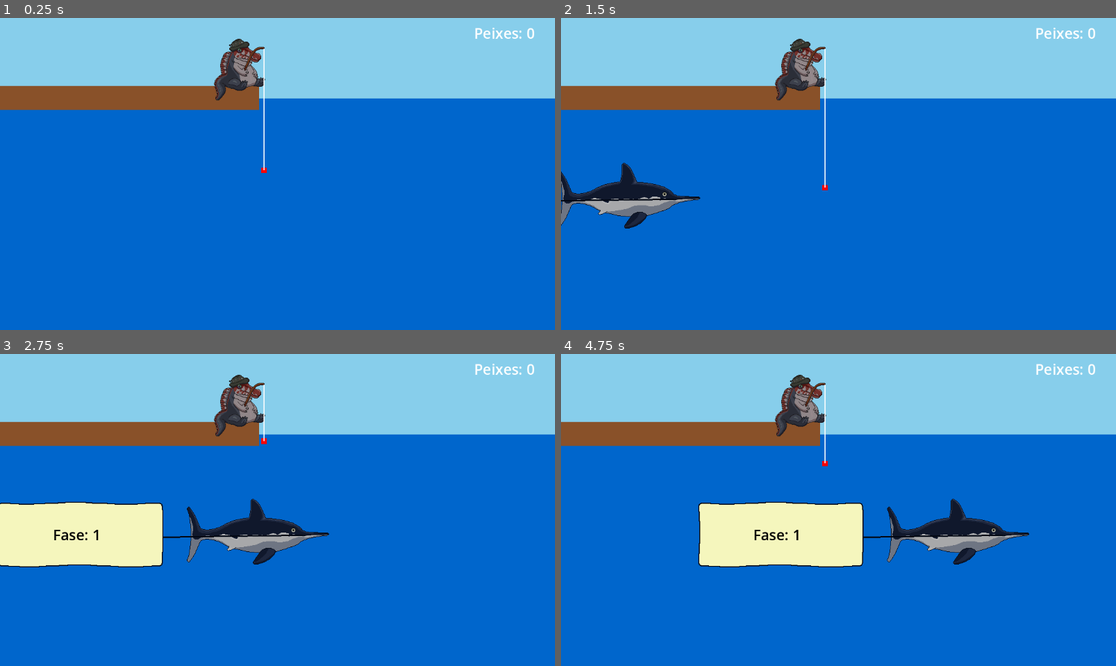
Above: before the commit, frames 1-4 (two rows, left to right).
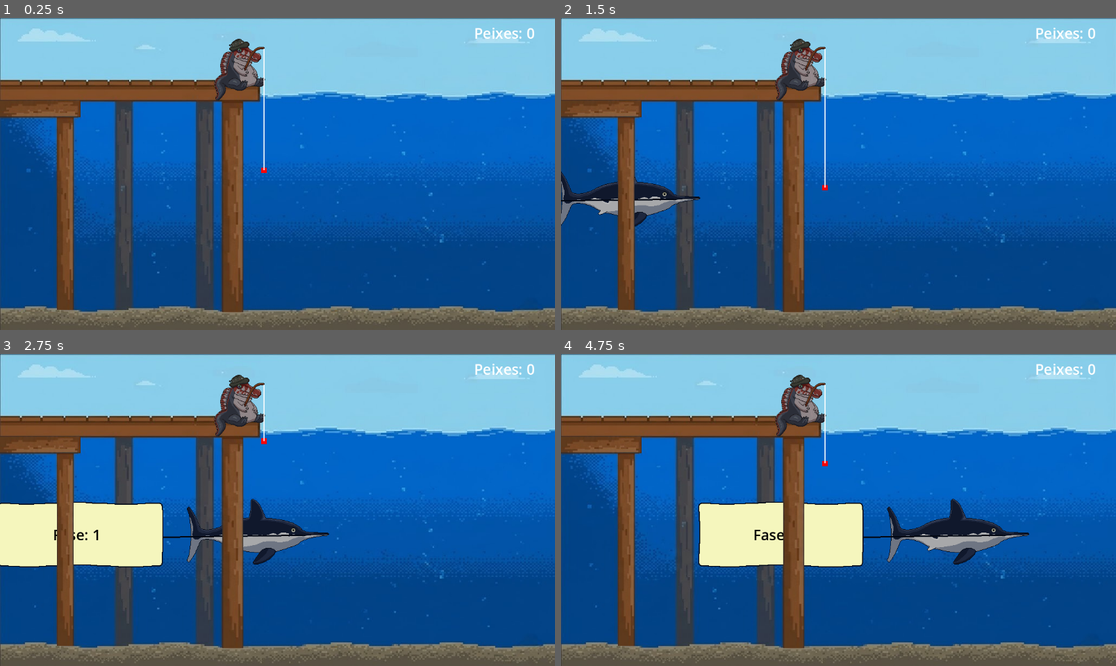
Above: after the commit, the same moments.

Repository: Kansbock/Spino-fish
Game: Godot game, scene res://cena.tscn
The game is run twice, just before and just after one commit, with the same random seed, the same clock (stepped at 60 frames per second) and the same inputs.
Inputs (mouse positions are in pixels of both pictures, inside the frame that each line leads up to):
- Up to frame 1 (0.25 s): no input
- Up to frame 2 (1.5 s): tap Enter at 0.5 s; move the mouse to (960, 158) at 0.52 s; click (960, 158) at 0.6 s; move the mouse to (727, 189) at 1.27 s; click (727, 189) at 1.35 s
- Up to frame 3 (2.75 s): move the mouse to (333, 441) at 2.02 s; click (333, 441) at 2.1 s
- Up to frame 4 (4.75 s): move the mouse to (810, 572) at 2.77 s; click (810, 572) at 2.85 s; move the mouse to (1005, 556) at 3.52 s; click (1005, 556) at 3.6 s; move the mouse to (672, 463) at 4.27 s; click (672, 463) at 4.35 s

The runs differ from the first frame. In frame 1, 59% of the frame differs, in the area x 0-100%, y 0-100%; in frame 2, 58%; in frame 3, 52%; in frame 4, 52%.

Commit message:
changed background

Diff:
--- a/Scripts/GameManager.gd
+++ b/Scripts/GameManager.gd
@@ -2,6 +2,7 @@
 
 var score := 0
 var level :=1
+var fish :=0
 signal score_changed
 signal next_level
 
--- /dev/null
+++ b/Scripts/salmon.gd
@@ -0,0 +1,56 @@
+extends CharacterBody2D
+
+@export var speed := 100.0
+var direction := 1
+var caught = false
+var target = null
+var last_direction := 0
+var falling := false
+@export var fall_speed := 400.0
+
+func fall_down():
+	falling = true
+	caught = false
+	target = null
+
+	rotation = deg_to_rad(180)
+	velocity = Vector2.ZERO
+
+func catch(bait):
+	caught = true
+	target = bait
+	velocity = Vector2.ZERO
+
+func _ready():
+	add_to_group("fish")
+
+
+func _physics_process(delta):
+	if falling:
+		velocity.y = fall_speed
+		move_and_slide()
+
+		var screen_size = get_viewport_rect().size
+		if global_position.y > screen_size.y + 50:
+			queue_free()
+		return
+	if target and caught and global_position.y < 200 and Input.is_action_just_pressed("click"):
+			target.fish = false
+			GameManager.add_score()
+			queue_free()
+	if caught and target:
+		global_position = target.global_position + Vector2(0, 10)
+		rotation = deg_to_rad(90)
+		z_as_relative = false
+		z_index = 100
+		return
+	velocity.x = speed * direction
+	move_and_slide()
+
+	var screen_size = get_viewport_rect().size
+
+	if global_position.x < -50 or global_position.x > screen_size.x + 100:
+		queue_free()
+	if direction != last_direction:
+		scale.x = -direction
+		last_direction = direction
--- a/Scripts/spawner.gd
+++ b/Scripts/spawner.gd
@@ -1,11 +1,11 @@
 extends Node2D
 
 @export var coel_scene: PackedScene
+@export var salmon_scene: PackedScene
 @export var ichthy_scene: PackedScene
 @export var object_scene: PackedScene
 @export var spawn_interval := 2.0
 @export var direction := 1
-var spawns = 0
 var rng = RandomNumberGenerator.new()
 
 func _ready():
@@ -18,7 +18,7 @@
 		var ichthy = ichthy_scene.instantiate()
 		get_tree().current_scene.add_child(ichthy)
 		ichthy.global_position = Vector2(-300, 375)
-	while spawns < 15:
+	while GameManager.fish < 15:
 		await get_tree().create_timer(spawn_interval).timeout
 		spawn()
 	if direction == 1 :
@@ -31,13 +31,13 @@
 func spawn():
 	var random_int = rng.randi_range(0, 100)
 	if random_int < 30 :
-		spawns += 1
+		GameManager.fish += 1
 		var coel = coel_scene.instantiate()
 		get_tree().current_scene.add_child(coel)
 
 		var screen_size = get_viewport_rect().size
 
-		var y = randf_range(200, screen_size.y - 50)
+		var y = randf_range(230, screen_size.y - 90)
 
 		if direction == 1:
 			coel.global_position = Vector2(-50, y)
@@ -45,6 +45,21 @@
 		else:
 			coel.global_position = Vector2(screen_size.x + 50, y)
 			coel.direction = -1
+	if random_int > 45 && random_int <= 65 :
+		GameManager.fish += 1
+		var salmon = salmon_scene.instantiate()
+		get_tree().current_scene.add_child(salmon)
+
+		var screen_size = get_viewport_rect().size
+
+		var y = randf_range(230, screen_size.y - 90)
+
+		if direction == 1:
+			salmon.global_position = Vector2(-50, y)
+			salmon.direction = 1
+		else:
+			salmon.global_position = Vector2(screen_size.x + 50, y)
+			salmon.direction = -1
 	if random_int >= 30 && random_int <= 45 :
 		var log = object_scene.instantiate()
 		get_tree().current_scene.add_child(log)
--- a/cena.tscn
+++ b/cena.tscn
@@ -4,11 +4,10 @@
 [ext_resource type="Script" uid="uid://b8e0s187qumuf" path="res://Scripts/string.gd" id="1_mxkdn"]
 [ext_resource type="Texture2D" uid="uid://5bkp5v4urd0h" path="res://spinoSprite.png" id="3_w1627"]
 [ext_resource type="PackedScene" uid="uid://df2xccwsw504q" path="res://spawner.tscn" id="4_828d7"]
+[ext_resource type="PackedScene" uid="uid://bn6s4fu43f3nv" path="res://salmon.tscn" id="5_yan1i"]
+[ext_resource type="Texture2D" uid="uid://chqqdgateui57" path="res://background.jpeg" id="6_wjoo6"]
 [ext_resource type="Script" uid="uid://ksnxhf5n18yo" path="res://score.gd" id="7_w1627"]
-
-[sub_resource type="CanvasTexture" id="CanvasTexture_1786k"]
-
-[sub_resource type="CanvasTexture" id="CanvasTexture_2vsai"]
+[ext_resource type="Texture2D" uid="uid://cditq6xnialpq" path="res://poste1.png" id="7_yan1i"]
 
 [sub_resource type="CanvasTexture" id="CanvasTexture_c3sxu"]
 
@@ -20,26 +19,6 @@
 
 [node name="Scene" type="Node2D" unique_id=1973607880]
 metadata/_edit_vertical_guides_ = [-242.0]
-
-[node name="Deck" type="Sprite2D" parent="." unique_id=1796352832]
-modulate = Color(0.5372549, 0.31764707, 0.16078432, 1)
-z_index = 10
-position = Vector2(267.00003, 166)
-rotation = 3.1415927
-scale = Vector2(541.33655, -50.19377)
-texture = SubResource("CanvasTexture_1786k")
-
-[node name="Ocean" type="Sprite2D" parent="." unique_id=1789983253]
-modulate = Color(0, 0.4, 0.8, 1)
-position = Vector2(578.50946, 445.99997)
-scale = Vector2(-1164.9012, 561.2349)
-texture = SubResource("CanvasTexture_2vsai")
-
-[node name="Sky" type="Sprite2D" parent="." unique_id=1244607389]
-modulate = Color(0.5294118, 0.80784315, 0.92156863, 1)
-position = Vector2(574.49475, 82.50072)
-scale = Vector2(-1155.8822, 168.09482)
-texture = SubResource("CanvasTexture_2vsai")
 
 [node name="Player" type="CharacterBody2D" parent="." unique_id=1210118746]
 position = Vector2(499, 74)
@@ -77,10 +56,12 @@
 
 [node name="Spawner" parent="." unique_id=981566700 instance=ExtResource("4_828d7")]
 position = Vector2(0, 425)
+salmon_scene = ExtResource("5_yan1i")
 spawn_interval = 5.0
 
 [node name="Spawner2" parent="." unique_id=2122156658 instance=ExtResource("4_828d7")]
 position = Vector2(1158, 414)
+salmon_scene = ExtResource("5_yan1i")
 spawn_interval = 5.0
 direction = -1
 
@@ -95,4 +76,28 @@
 label_settings = SubResource("LabelSettings_w1627")
 script = ExtResource("7_w1627")
 
+[node name="Background" type="Sprite2D" parent="." unique_id=196174593]
+position = Vector2(576, 324.75)
+scale = Vector2(1.125, 1.0054264)
+texture = ExtResource("6_wjoo6")
+
+[node name="Poste1" type="Sprite2D" parent="." unique_id=403469143]
+z_index = 60
+position = Vector2(483.25, 392)
+scale = Vector2(1.2428567, 1.0186048)
+texture = ExtResource("7_yan1i")
+
+[node name="Poste2" type="Sprite2D" parent="." unique_id=968268224]
+z_index = 60
+position = Vector2(135.48392, 405.5)
+scale = Vector2(1.0009205, 0.9325582)
+texture = ExtResource("7_yan1i")
+
+[node name="Poste3" type="Sprite2D" parent="." unique_id=162365030]
+z_index = 60
+position = Vector2(83.00001, 188)
+rotation = 1.5707964
+scale = Vector2(1.0018419, 0.39068994)
+texture = ExtResource("7_yan1i")
+
 [connection signal="body_entered" from="Player/Rod/Bait/Area2D" to="Player/Rod/Bait" method="_on_area_2d_body_entered"]
--- a/object.tscn
+++ b/object.tscn
@@ -2,7 +2,7 @@
 
 [ext_resource type="Script" uid="uid://x50mn0cm87os" path="res://objects.gd" id="1_tjhh0"]
 [ext_resource type="Texture2D" uid="uid://bd5g38kpf601v" path="res://tocoSprite.png" id="2_hweuh"]
-[ext_resource type="Texture2D" uid="uid://dm6fnrx0ifak5" path="res://images.png" id="3_gj7k1"]
+[ext_resource type="Texture2D" uid="uid://b565pjy3mxdvr" path="res://toco2.png" id="3_0i3lm"]
 
 [sub_resource type="RectangleShape2D" id="RectangleShape2D_tjhh0"]
 size = Vector2(108, 126)
@@ -12,7 +12,7 @@
 script = ExtResource("1_tjhh0")
 speed = 150.0
 sprite1 = ExtResource("2_hweuh")
-sprite2 = ExtResource("3_gj7k1")
+sprite2 = ExtResource("3_0i3lm")
 
 [node name="Sprite2D" type="Sprite2D" parent="." unique_id=290363518]
 
--- /dev/null
+++ b/salmon.tscn
@@ -0,0 +1,21 @@
+[gd_scene format=3 uid="uid://bn6s4fu43f3nv"]
+
+[ext_resource type="Script" uid="uid://drujpt2d8tlcb" path="res://Scripts/salmon.gd" id="1_u0utl"]
+[ext_resource type="Texture2D" uid="uid://b0a888uupsmo5" path="res://salmãoDentesDeSabreSprite.png" id="2_u0utl"]
+
+[sub_resource type="CapsuleShape2D" id="CapsuleShape2D_1fwe2"]
+radius = 31.979355
+height = 100.037674
+
+[node name="Salmon" type="CharacterBody2D" unique_id=1452656188]
+collision_layer = 2
+script = ExtResource("1_u0utl")
+speed = 150.0
+
+[node name="Sprite2D" type="Sprite2D" parent="." unique_id=1129725292]
+texture = ExtResource("2_u0utl")
+
+[node name="CollisionShape2D" type="CollisionShape2D" parent="." unique_id=1177188361]
+position = Vector2(-65.99999, 3.000002)
+rotation = 1.5641497
+shape = SubResource("CapsuleShape2D_1fwe2")
Not shown, added: Scripts/salmon.gd.uid
Binary file added: background.jpeg
Not shown, changed: background.jpeg.import
Binary file removed: images.png
Binary file added: poste1.png
Not shown, added: poste1.png.import
Binary file added: salmãoDentesDeSabreSprite.png
Not shown, added: salmãoDentesDeSabreSprite.png.import
Binary file added: toco2.png
Not shown, added: toco2.png.import
Binary file changed: tocoSprite.png
